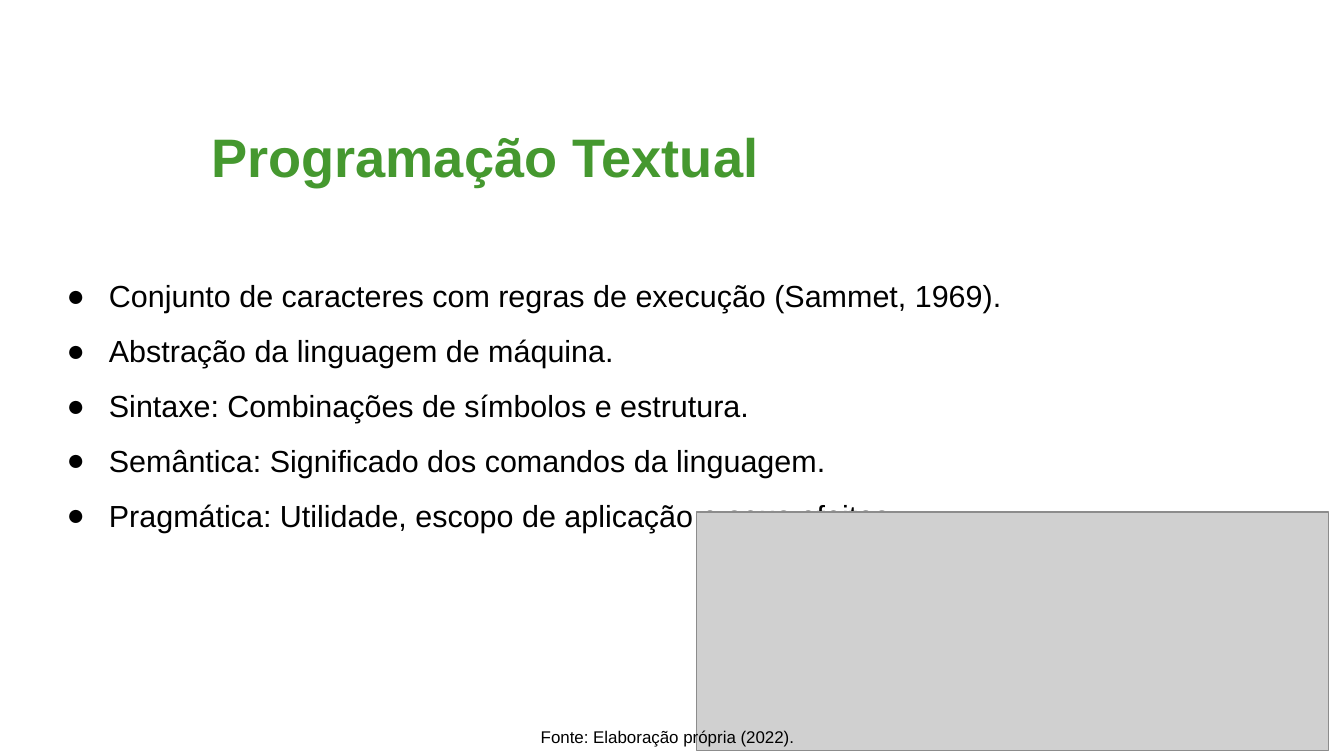
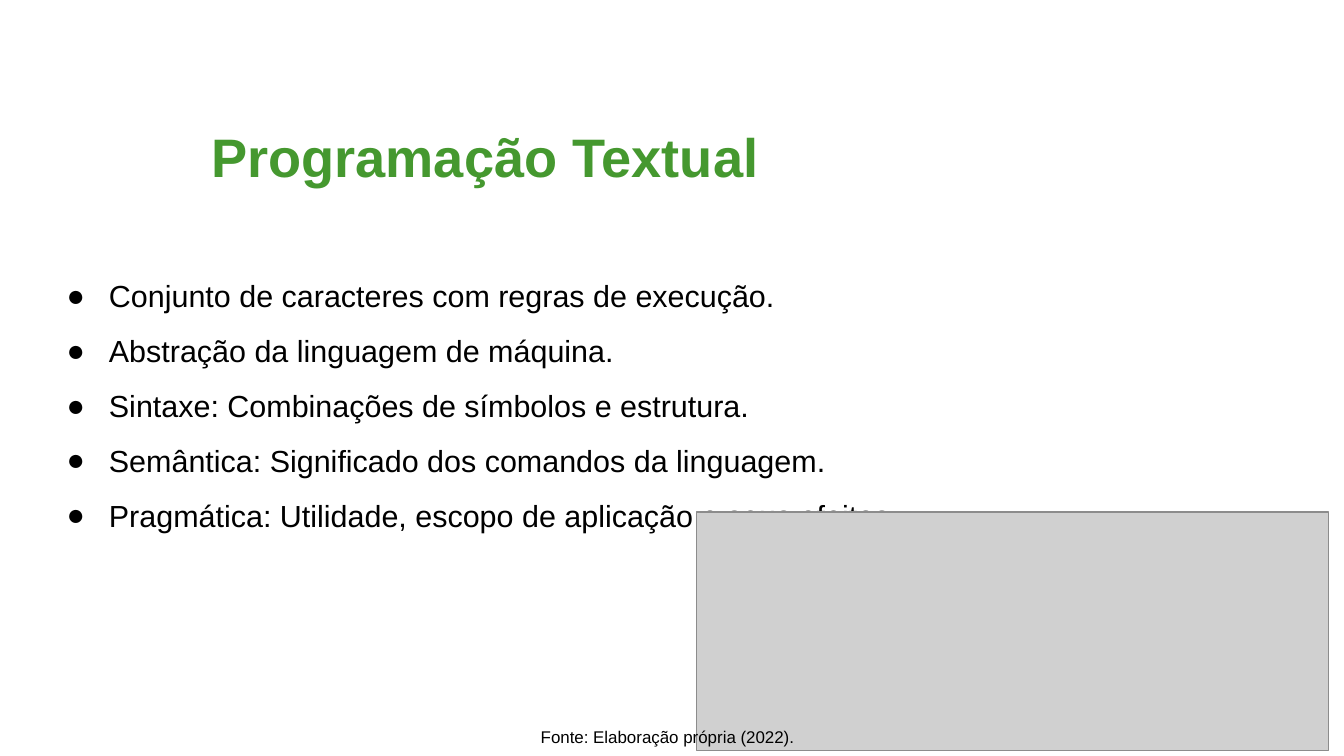
Before and after one commit to NycolasAbreu/Buggy_TCC, a slide deck: slide 7 of Slides TCC.pptx. Drawn at 1344x756 pixels with LibreOffice and Linux fonts; fonts in the diff are those of the drawing; grey boxes stand for pictures; background and template pictures are left out. Boxes give left, top, right and bottom in pixels: in the first picture for what was removed or moved away, otherwise in the second. Text is boxed around its words. In the diff, an @@ line names an element or a change of style, - is before the commit and + after.

```diff
--- a/Slides TCC.pptx
+++ b/Slides TCC.pptx
@@ text at [109, 285, 775, 313]: text changed @@
-● Conjunto de caracteres com regras de execução (Sammet, 1969).
+● Conjunto de caracteres com regras de execução.
```
Also in this commit, not shown: 1 other slide changed, 2 slides added.
